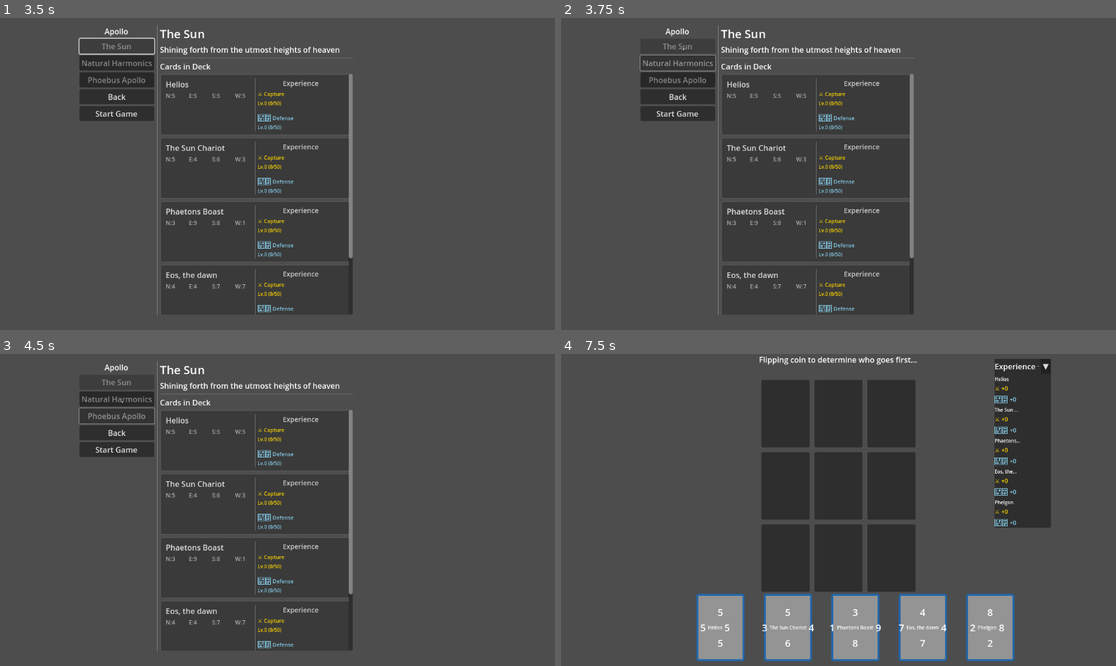
Above: before the commit, frames 1-4 (two rows, left to right).
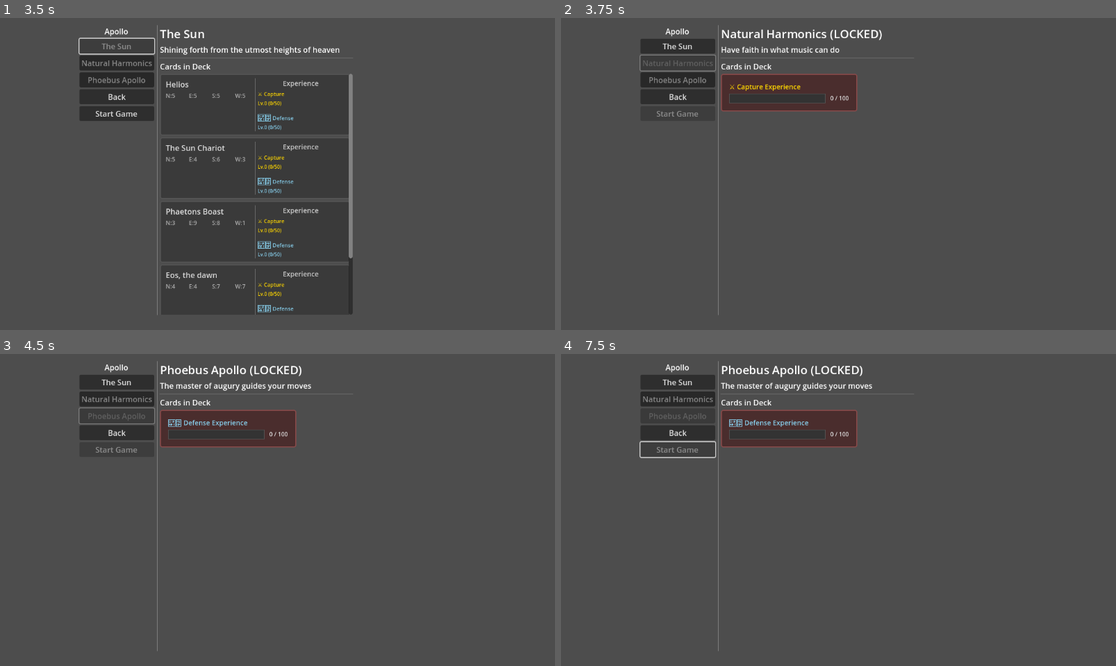
Above: after the commit, the same moments.

Repository: leslieharding/Mnemosyne
Game: Godot game, scene res://Scenes/MainMenu.tscn
Same seed, same stepped clock (60 frames per second), same inputs: the game is played once before the commit and once after it.
Inputs (mouse positions are in pixels of both pictures, inside the frame that each line leads up to):
- Up to frame 1 (3.5 s): click "New Game" at 0.5 s; click "New Game" at 1.25 s; click "Apollo" at 2 s; click "The Sun" at 2.75 s
- Up to frame 2 (3.75 s): click "Natural Harmonics" at 3.5 s
- Up to frame 3 (4.5 s): click "Phoebus Apollo" at 4.25 s
- Up to frame 4 (7.5 s): click (677, 450) at 5 s, where only the run before the commit has a clickable "Start Game"; click (1043, 366) at 5.75 s, where only the run before the commit has a clickable "▼"; click (1093, 366) at 6.5 s, where only the run before the commit has a clickable "▶"; click (677, 656) at 7.25 s, where only the run before the commit has a clickable "Battle"

Frame 1 is identical in both runs. In frame 2, 3.3% of the frame differs, in the area x 14-64%, y 3-96%; in frame 3, 3.3%; in frame 4, 35%, in the area x 14-89%, y 0-99%.

Commit message:
Update apollo.gd

Diff:
--- a/Scripts/apollo.gd
+++ b/Scripts/apollo.gd
@@ -14,16 +14,10 @@
 @onready var selected_deck_description = $MainContainer/RightPanel/DeckTitleContainer/SelectedDeckDescription
 @onready var card_container = $MainContainer/RightPanel/ScrollContainer/CardContainer
 
-# Tooltip for locked decks
-var tooltip_label: Label
-
 func _ready():
 	# Load the Apollo card collection
 	apollo_collection = load("res://Resources/Collections/apollo.tres")
 
-	# Create tooltip
-	create_tooltip()
-
 	# Update the deck button labels and unlock states
 	if apollo_collection:
 		setup_deck_buttons()
@@ -33,34 +27,6 @@
 
 	# Right panel starts hidden
 	right_panel.visible = false
-
-# Create tooltip for showing unlock conditions
-func create_tooltip():
-	tooltip_label = Label.new()
-	tooltip_label.add_theme_color_override("font_color", Color.WHITE)
-	tooltip_label.add_theme_font_size_override("font_size", 12)
-	tooltip_label.z_index = 1000
-	tooltip_label.visible = false
-
-	# Create background for tooltip
-	var tooltip_bg = PanelContainer.new()
-	var style = StyleBoxFlat.new()
-	style.bg_color = Color(0.1, 0.1, 0.1, 0.9)
-	style.border_color = Color.WHITE
-	style.border_width_left = 1
-	style.border_width_top = 1
-	style.border_width_right = 1
-	style.border_width_bottom = 1
-	style.corner_radius_top_left = 4
-	style.corner_radius_top_right = 4
-	style.corner_radius_bottom_left = 4
-	style.corner_radius_bottom_right = 4
-	tooltip_bg.add_theme_stylebox_override("panel", style)
-
-	tooltip_bg.add_child(tooltip_label)
-	add_child(tooltip_bg)
-	tooltip_bg.visible = false
-	tooltip_bg.name = "TooltipContainer"
 
 # Set up deck buttons with unlock conditions
 func setup_deck_buttons():
@@ -78,36 +44,12 @@
 		if not is_unlocked:
 			# Gray out locked deck
 			button.modulate = Color(0.6, 0.6, 0.6)
-			button.disabled = false  # Keep enabled for tooltip
-
-			# Connect mouse events for tooltip
-			button.mouse_entered.connect(_on_deck_button_hover_start.bind(i))
-			button.mouse_exited.connect(_on_deck_button_hover_end)
+			button.disabled = false  # Keep enabled so they can still click to see requirements
 		else:
 			# Normal appearance for unlocked decks
 			button.modulate = Color.WHITE
 			button.disabled = false
 
-# Show tooltip on locked deck hover
-func _on_deck_button_hover_start(deck_index: int):
-	var deck_def = apollo_collection.decks[deck_index]
-
-	if not deck_def.is_unlocked("Apollo"):
-		var unlock_desc = deck_def.get_unlock_description("Apollo")
-		tooltip_label.text = unlock_desc
-
-		var tooltip_container = get_node("TooltipContainer")
-		tooltip_container.visible = true
-
-		# Position tooltip near mouse
-		var mouse_pos = get_global_mouse_position()
-		tooltip_container.global_position = mouse_pos + Vector2(10, -30)
-
-# Hide tooltip
-func _on_deck_button_hover_end():
-	var tooltip_container = get_node("TooltipContainer")
-	tooltip_container.visible = false
-
 # Back button
 func _on_button_pressed() -> void:
 	get_tree().change_scene_to_file("res://Scenes/GameModeSelect.tscn")
@@ -124,8 +66,13 @@
 
 func _on_start_game_button_pressed() -> void:
 	if selected_deck_index >= 0:
+		# Only allow starting if deck is unlocked
+		var deck_def = apollo_collection.decks[selected_deck_index]
+		if not deck_def.is_unlocked("Apollo"):
+			print("Cannot start game - deck is locked!")
+			return
+
 		# Initialize the experience tracker for this new run
-		var deck_def = apollo_collection.decks[selected_deck_index]
 		get_node("/root/RunExperienceTrackerAutoload").start_new_run(deck_def.card_indices)
 		print("Initialized experience tracker for new run with deck: ", deck_def.deck_name)
 
@@ -138,14 +85,10 @@
 		# Change to the map scene instead of directly to game
 		get_tree().change_scene_to_file("res://Scenes/RunMap.tscn")
 
-# Helper function to handle deck selection
+# Helper function to handle deck selection - now handles both locked and unlocked decks
 func select_deck(index: int) -> void:
 	var deck_def = apollo_collection.decks[index]
-
-	# Check if deck is unlocked
-	if not deck_def.is_unlocked("Apollo"):
-		print("Deck is locked: ", deck_def.deck_name)
-		return
+	var is_unlocked = deck_def.is_unlocked("Apollo")
 
 	selected_deck_index = index
 
@@ -156,25 +99,171 @@
 		if deck.is_unlocked("Apollo"):
 			button.disabled = false
 			button.modulate = Color.WHITE
+		else:
+			# Keep locked decks grayed out but clickable
+			button.modulate = Color(0.6, 0.6, 0.6)
+			button.disabled = false
 
 	# Disable the selected button to show which is selected
 	var selected_button = [deck1_button, deck2_button, deck3_button][index]
 	selected_button.disabled = true
 
-	# Enable the start button now that a deck is selected
-	start_game_button.disabled = false
-
-	# Display the deck cards and info
-	display_deck_cards(index)
+	# Enable/disable start button based on whether deck is unlocked
+	start_game_button.disabled = not is_unlocked
+
+	# Display the deck info (works for both locked and unlocked)
+	if is_unlocked:
+		display_deck_cards(index)
+	else:
+		display_unlock_requirements(index)
 
 	# Show the right panel
 	right_panel.visible = true
 
-	# Optionally, you could display the deck description somewhere
 	print("Selected deck: ", apollo_collection.decks[index].deck_name)
-	print("Description: ", apollo_collection.decks[index].deck_description)
-
-# Display the cards for the selected deck with experience info
+	if is_unlocked:
+		print("Description: ", apollo_collection.decks[index].deck_description)
+	else:
+		print("Deck is locked - showing unlock requirements")
+
+# Display unlock requirements for locked decks
+func display_unlock_requirements(deck_index: int) -> void:
+	if not apollo_collection or deck_index < 0 or deck_index >= apollo_collection.decks.size():
+		return
+
+	var deck_def = apollo_collection.decks[deck_index]
+
+	# Update deck title and description
+	selected_deck_title.text = deck_def.deck_name + " (LOCKED)"
+	selected_deck_description.text = deck_def.deck_description
+
+	# Clear existing content
+	for child in card_container.get_children():
+		child.queue_free()
+
+	# Wait a frame to ensure old children are removed
+	await get_tree().process_frame
+
+	# Create unlock requirements display
+	var requirements_panel = create_unlock_requirements_panel(deck_def)
+	card_container.add_child(requirements_panel)
+
+# Create a panel showing unlock requirements
+func create_unlock_requirements_panel(deck_def: DeckDefinition) -> Control:
+	# Main container
+	var main_container = VBoxContainer.new()
+	main_container.custom_minimum_size = Vector2(0, 150)
+
+	# Create background panel
+	var panel = PanelContainer.new()
+	var style = StyleBoxFlat.new()
+	style.bg_color = Color("#4A2D2D")  # Reddish background for locked
+	style.border_color = Color("#8A4A4A")
+	style.border_width_left = 2
+	style.border_width_top = 2
+	style.border_width_right = 2
+	style.border_width_bottom = 2
+	style.corner_radius_top_left = 4
+	style.corner_radius_top_right = 4
+	style.corner_radius_bottom_left = 4
+	style.corner_radius_bottom_right = 4
+	panel.add_theme_stylebox_override("panel", style)
+
+	# Margin for content
+	var margin = MarginContainer.new()
+	margin.add_theme_constant_override("margin_left", 15)
+	margin.add_theme_constant_override("margin_right", 15)
+	margin.add_theme_constant_override("margin_top", 15)
+	margin.add_theme_constant_override("margin_bottom", 15)
+
+	var content_container = VBoxContainer.new()
+	content_container.add_theme_constant_override("separation", 12)
+
+	# Display requirements
+	if deck_def.required_capture_exp > 0 or deck_def.required_defense_exp > 0:
+		if deck_def.required_capture_exp > 0:
+			var capture_req = create_requirement_display(
+				"⚔️ Capture Experience",
+				deck_def.get_current_capture_exp("Apollo"),
+				deck_def.required_capture_exp,
+				Color("#FFD700")
+			)
+			content_container.add_child(capture_req)
+
+		if deck_def.required_defense_exp > 0:
+			var defense_req = create_requirement_display(
+				"🛡️ Defense Experience",
+				deck_def.get_current_defense_exp("Apollo"),
+				deck_def.required_defense_exp,
+				Color("#87CEEB")
+			)
+			content_container.add_child(defense_req)
+	else:
+		# This shouldn't happen for non-starter decks, but just in case
+		var error_label = Label.new()
+		error_label.text = "No requirements defined"
+		error_label.add_theme_color_override("font_color", Color("#AAAAAA"))
+		content_container.add_child(error_label)
+
+	# Assemble the structure
+	margin.add_child(content_container)
+	panel.add_child(margin)
+	main_container.add_child(panel)
+
+	return main_container
+
+# Create a display for a single requirement (current/required)
+func create_requirement_display(title: String, current: int, required: int, color: Color) -> Control:
+	var req_container = VBoxContainer.new()
+
+	# Title
+	var title_label = Label.new()
+	title_label.text = title
+	title_label.add_theme_font_size_override("font_size", 14)
+	title_label.add_theme_color_override("font_color", color)
+	req_container.add_child(title_label)
+
+	# Progress container
+	var progress_container = HBoxContainer.new()
+	progress_container.add_theme_constant_override("separation", 10)
+
+	# Progress bar
+	var progress_bar = ProgressBar.new()
+	progress_bar.min_value = 0
+	progress_bar.max_value = required
+	progress_bar.value = current
+	progress_bar.custom_minimum_size = Vector2(200, 20)
+	progress_bar.show_percentage = false
+
+	# Style the progress bar
+	var bg_style = StyleBoxFlat.new()
+	bg_style.bg_color = Color("#333333")
+	bg_style.border_width_left = 1
+	bg_style.border_width_top = 1
+	bg_style.border_width_right = 1
+	bg_style.border_width_bottom = 1
+	bg_style.border_color = Color("#555555")
+
+	var fill_style = StyleBoxFlat.new()
+	fill_style.bg_color = color
+
+	progress_bar.add_theme_stylebox_override("background", bg_style)
+	progress_bar.add_theme_stylebox_override("fill", fill_style)
+
+	progress_container.add_child(progress_bar)
+
+	# Progress text
+	var progress_text = Label.new()
+	progress_text.text = str(current) + " / " + str(required)
+	progress_text.add_theme_font_size_override("font_size", 12)
+	progress_text.add_theme_color_override("font_color", Color("#DDDDDD"))
+	progress_container.add_child(progress_text)
+
+	req_container.add_child(progress_container)
+
+	return req_container
+
+# Display the cards for the selected deck with experience info (existing function, unchanged)
 func display_deck_cards(deck_index: int) -> void:
 	if not apollo_collection or deck_index < 0 or deck_index >= apollo_collection.decks.size():
 		return
@@ -200,7 +289,7 @@
 			var card_display = create_deck_card_display(card, card_index)
 			card_container.add_child(card_display)
 
-# Create a card display panel for deck preview
+# Create a card display panel for deck preview (existing function, unchanged)
 func create_deck_card_display(card: CardResource, card_index: int) -> Control:
 	# Main container for this card
 	var card_panel = PanelContainer.new()
